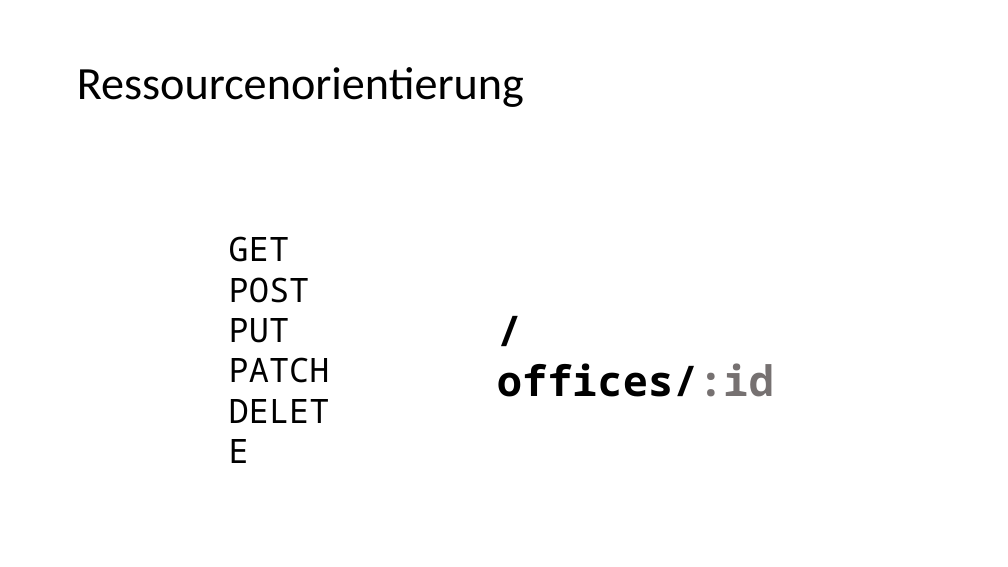
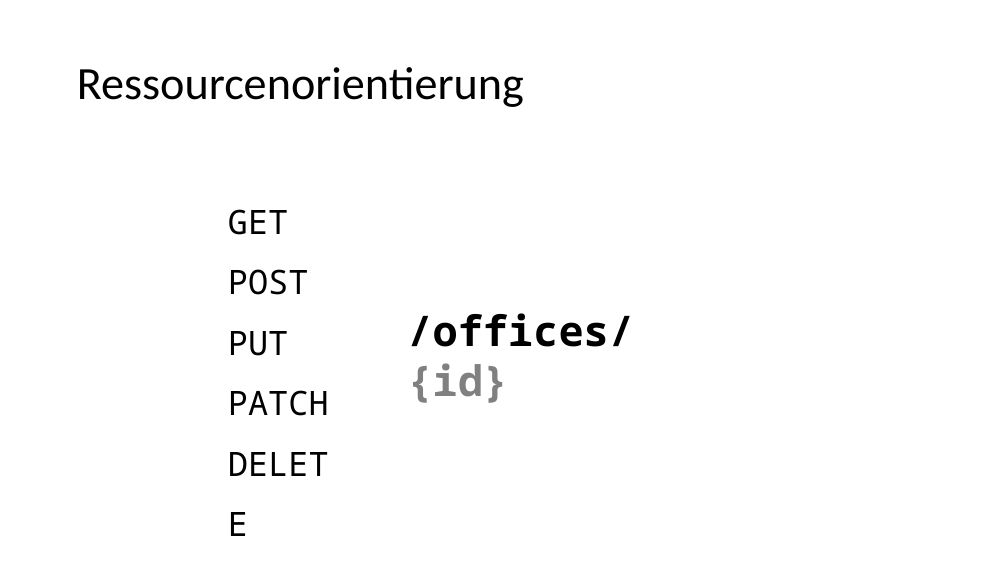
Before and after one commit to nordlb-public/techtalks, a slide deck: slide 15 of 01-api-design/präsentation.pptx. Drawn at 1008x567 pixels with LibreOffice and Linux fonts; fonts in the diff are those of the drawing. Boxes give left, top, right and bottom in pixels: in the first picture for what was removed or moved away, otherwise in the second. Text is boxed around its words. In the diff, an @@ line names an element or a change of style, - is before the commit and + after.

```diff
--- a/01-api-design/präsentation.pptx
+++ b/01-api-design/präsentation.pptx
@@ text "GET": place and size @@
-text "GET" at bbox=[229, 236, 330, 383]
+text "GET" at bbox=[228, 209, 329, 416]
@@ text "GET" at bbox=[228, 209, 329, 416]: line spacing 1 to 1.5 @@
@@ text at bbox=[407, 313, 634, 403]: text changed @@
-/offices/:id
+/offices/{id}
```
Also in this commit, not shown: 2 other slides changed, 5 slides added.
